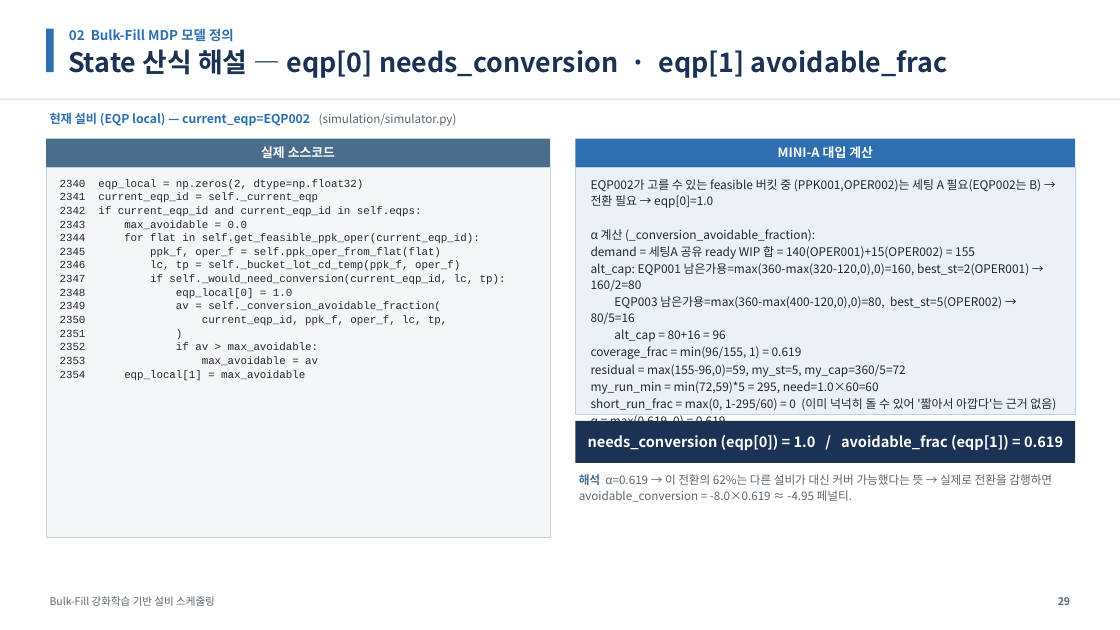
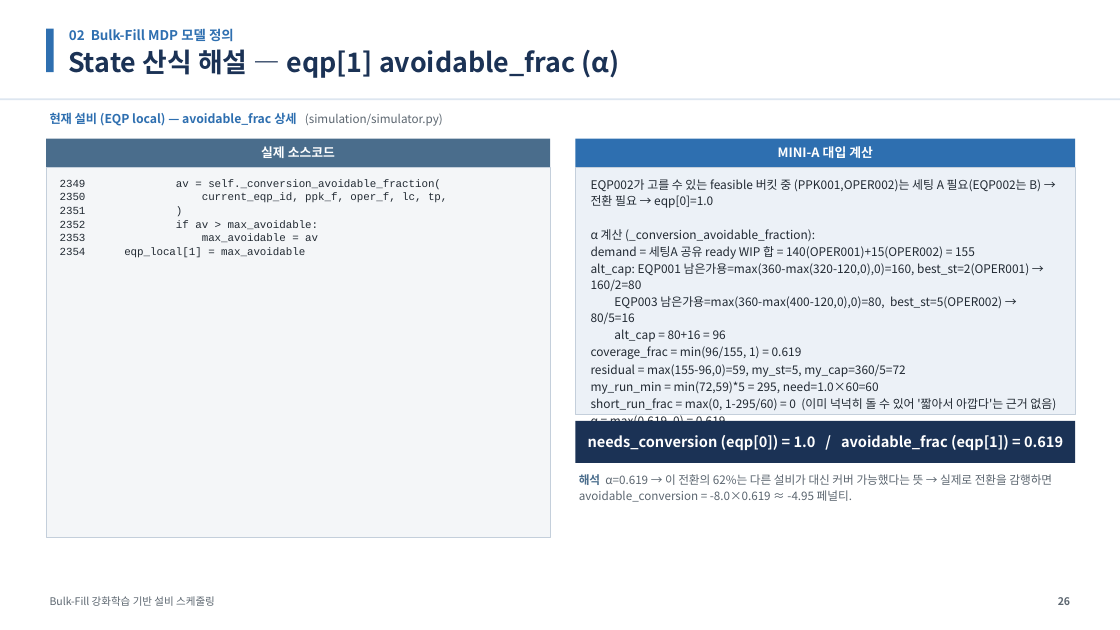
Before and after one commit to relighting123/pjt_scheduling, a slide deck: slide 26 of docs/BulkFill_스케줄링_발표자료.pptx (slide 29 before the commit). Drawn at 1120x630 pixels with LibreOffice and Linux fonts; fonts in the diff are those of the drawing. Boxes give left, top, right and bottom in pixels: in the first picture for what was removed or moved away, otherwise in the second. Text is boxed around its words. In the diff, an @@ line names an element or a change of style, - is before the commit and + after.

```diff
--- a/docs/BulkFill_스케줄링_발표자료.pptx
+++ b/docs/BulkFill_스케줄링_발표자료.pptx
@@ text at <box>68,49,620,78</box>: text changed @@
-State 산식 해설 — eqp[0] needs_conversion · eqp[1] avoidable_frac
+State 산식 해설 — eqp[1] avoidable_frac (α)
@@ text at <box>50,112,443,126</box>: text changed @@
-현재 설비 (EQP local) — current_eqp=EQP002 (simulation/simulator.py)
+현재 설비 (EQP local) — avoidable_frac 상세 (simulation/simulator.py)
@@ text at <box>60,179,506,299</box>: paragraphs removed @@
-2340 eqp_local = np.zeros(2, dtype=np.float32)
-2341 current_eqp_id = self._current_eqp
-2342 if current_eqp_id and current_eqp_id in self.eqps:
-2343 max_avoidable = 0.0
-2344 for flat in self.get_feasible_ppk_oper(current_eqp_id):
-2345 ppk_f, oper_f = self.ppk_oper_from_flat(flat)
-2346 lc, tp = self._bucket_lot_cd_temp(ppk_f, oper_f)
-2347 if self._would_need_conversion(current_eqp_id, lc, tp):
-2348 eqp_local[0] = 1.0
```
Also in this commit, not shown: 49 other slides changed, 3 slides removed, 8 other files.
